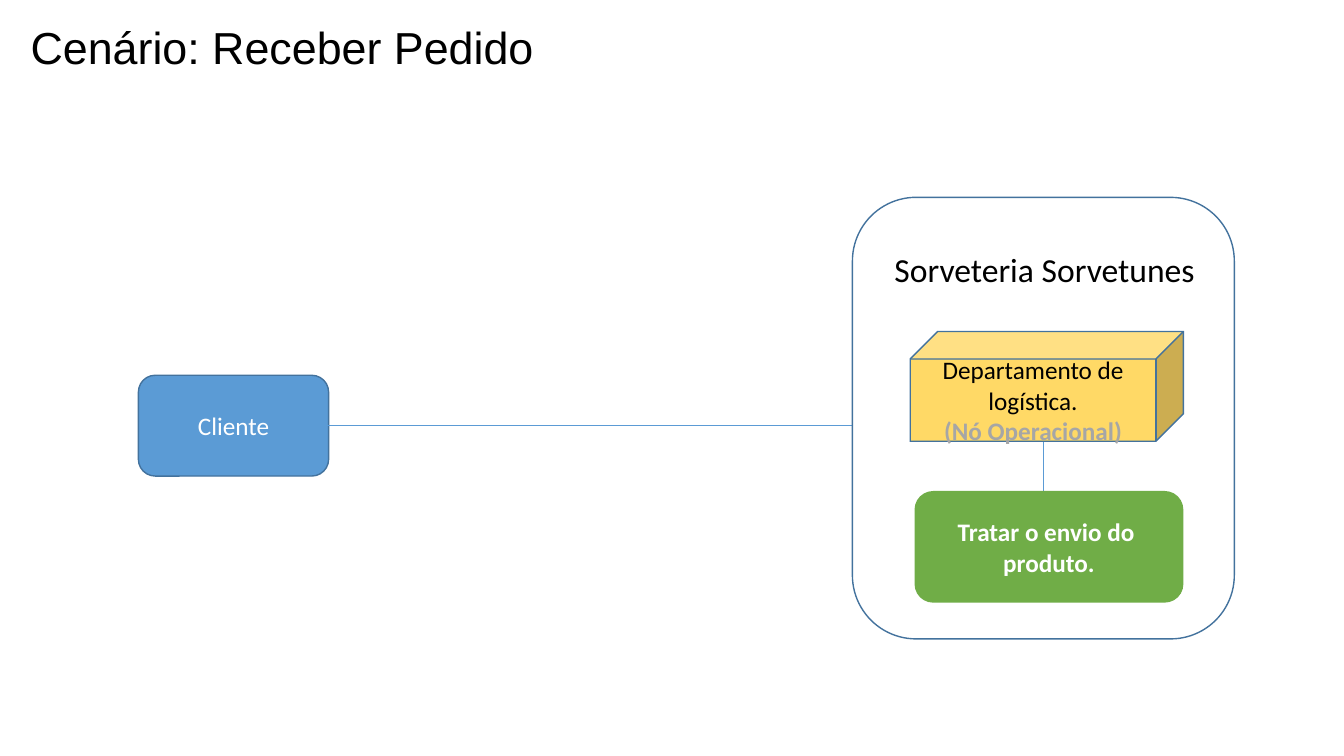
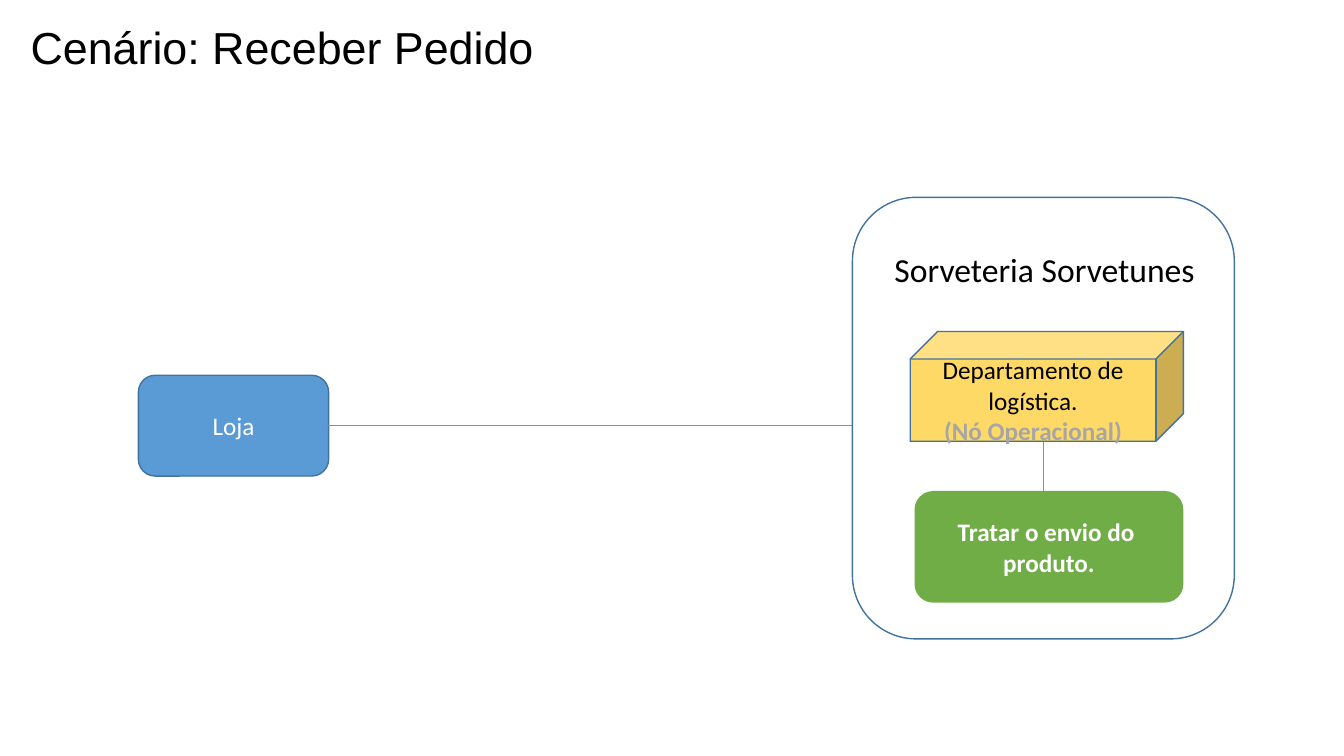
Before and after one commit to maapsystem/MaapSystem, a slide deck: slide 5 of artefatos/15 - Arquitetura de Negócio para cada Cenário.pptx. Drawn at 1344x756 pixels with LibreOffice and Linux fonts; fonts in the diff are those of the drawing. Boxes give left, top, right and bottom in pixels: in the first picture for what was removed or moved away, otherwise in the second. Text is boxed around its words. In the diff, an @@ line names an element or a change of style, - is before the commit and + after.

```diff
--- a/artefatos/15 - Arquitetura de Negócio para cada Cenário.pptx
+++ b/artefatos/15 - Arquitetura de Negócio para cada Cenário.pptx
@@ text in rounded rectangle at [213,417,255,440]: text changed @@
-Cliente
+Loja
```
Also in this commit, not shown: 4 other slides changed, 5 other files.
